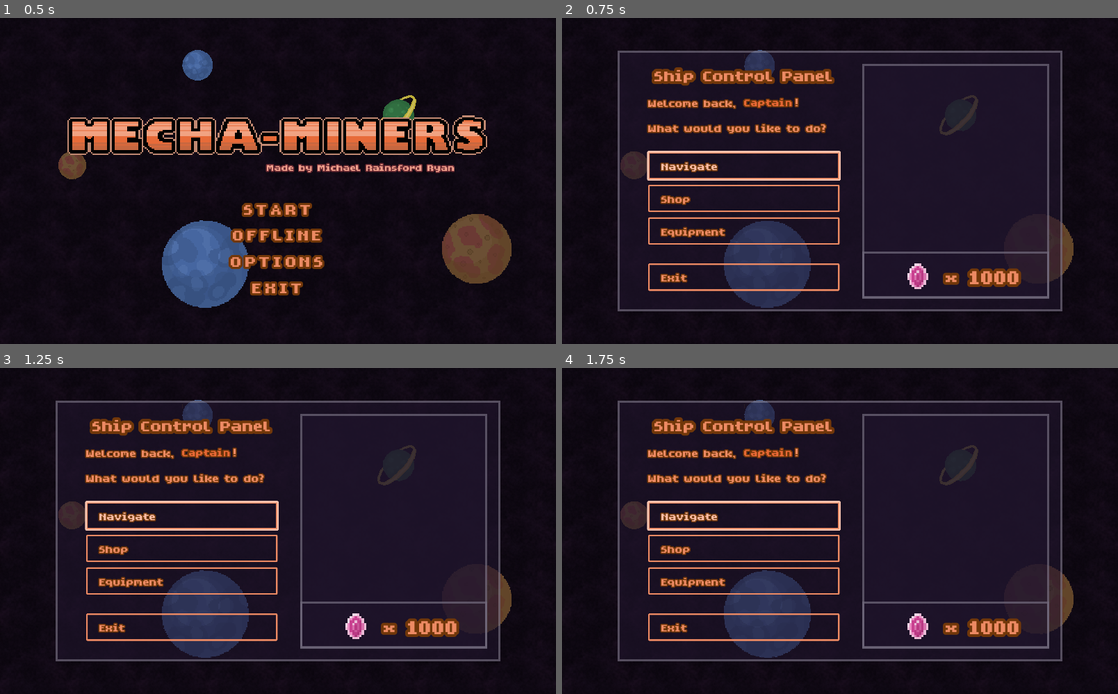
Above: before the commit, frames 1-4 (two rows, left to right).
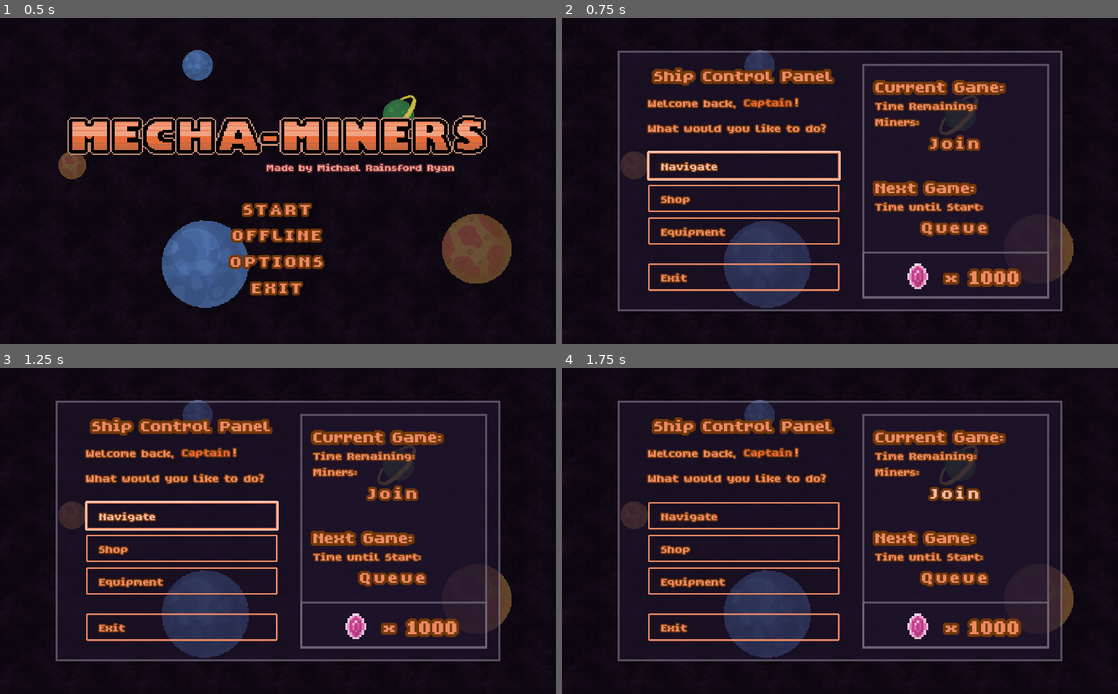
Above: after the commit, the same moments.

Repository: MichaelRRyan/Mecha-Miners
Game: Godot game, scene res://scenes/ui/screens/TitleScreen.tscn
The game is run twice, just before and just after one commit, with the same random seed, the same clock (stepped at 60 frames per second) and the same inputs.
Inputs (mouse positions are in pixels of both pictures, inside the frame that each line leads up to):
- Up to frame 1 (0.5 s): no input
- Up to frame 2 (0.75 s): click "OFFLINE" at 0.5 s
- Up to frame 3 (1.25 s): no input
- Up to frame 4 (1.75 s): click (956, 491) at 1.25 s, where only the run after the commit has a clickable "Join"

Frame 1 is identical in both runs. In frame 2, 3.6% of the frame differs, in the area x 55-80%, y 18-68%; in frame 3, 3.6%; in frame 4, 4.1%, in the area x 15-80%, y 18-68%.

Commit message:
Added more info to the ship screen

Diff:
--- a/resources/sprite_frames/mecha_green.tres
+++ b/resources/sprite_frames/mecha_green.tres
@@ -9,6 +9,22 @@
 [sub_resource type="AtlasTexture" id=2]
 atlas = ExtResource( 1 )
 region = Rect2( 160, 99, 32, 33 )
+
+[sub_resource type="AtlasTexture" id=3]
+atlas = ExtResource( 1 )
+region = Rect2( 96, 99, 32, 33 )
+
+[sub_resource type="AtlasTexture" id=4]
+atlas = ExtResource( 1 )
+region = Rect2( 64, 99, 32, 33 )
+
+[sub_resource type="AtlasTexture" id=5]
+atlas = ExtResource( 1 )
+region = Rect2( 32, 99, 32, 33 )
+
+[sub_resource type="AtlasTexture" id=6]
+atlas = ExtResource( 1 )
+region = Rect2( 128, 99, 32, 33 )
 
 [sub_resource type="AtlasTexture" id=7]
 atlas = ExtResource( 1 )
@@ -26,22 +42,6 @@
 atlas = ExtResource( 1 )
 region = Rect2( 128, 99, 32, 33 )
 
-[sub_resource type="AtlasTexture" id=3]
-atlas = ExtResource( 1 )
-region = Rect2( 96, 99, 32, 33 )
-
-[sub_resource type="AtlasTexture" id=4]
-atlas = ExtResource( 1 )
-region = Rect2( 64, 99, 32, 33 )
-
-[sub_resource type="AtlasTexture" id=5]
-atlas = ExtResource( 1 )
-region = Rect2( 32, 99, 32, 33 )
-
-[sub_resource type="AtlasTexture" id=6]
-atlas = ExtResource( 1 )
-region = Rect2( 128, 99, 32, 33 )
-
 [resource]
 animations = [ {
 "frames": [ SubResource( 1 ) ],
@@ -54,13 +54,13 @@
 "name": "jump",
 "speed": 5.0
 }, {
+"frames": [ SubResource( 3 ), SubResource( 4 ), SubResource( 5 ), SubResource( 6 ) ],
+"loop": true,
+"name": "walk_reversed",
+"speed": 15.0
+}, {
 "frames": [ SubResource( 7 ), SubResource( 8 ), SubResource( 9 ), SubResource( 10 ) ],
 "loop": true,
 "name": "walk",
 "speed": 15.0
-}, {
-"frames": [ SubResource( 3 ), SubResource( 4 ), SubResource( 5 ), SubResource( 6 ) ],
-"loop": true,
-"name": "walk_reversed",
-"speed": 15.0
 } ]
--- a/scenes/ui/screens/ShipScreen.tscn
+++ b/scenes/ui/screens/ShipScreen.tscn
@@ -153,6 +153,54 @@
 anchor_right = 0.93
 anchor_bottom = 0.75
 
+[node name="GameInfoPanel" type="VBoxContainer" parent="ConsolePanel/RightPanel/Content"]
+anchor_right = 1.0
+anchor_bottom = 1.0
+
+[node name="CurrentGameTitle" type="Label" parent="ConsolePanel/RightPanel/Content/GameInfoPanel"]
+margin_right = 295.0
+margin_bottom = 38.0
+custom_fonts/font = ExtResource( 8 )
+text = "Current Game:"
+
+[node name="TimeRemaining" type="Label" parent="ConsolePanel/RightPanel/Content/GameInfoPanel"]
+margin_top = 42.0
+margin_right = 295.0
+margin_bottom = 68.0
+text = "Time Remaining:"
+
+[node name="Miners" type="Label" parent="ConsolePanel/RightPanel/Content/GameInfoPanel"]
+margin_top = 72.0
+margin_right = 295.0
+margin_bottom = 98.0
+text = "Miners:"
+
+[node name="JoinButton" type="Button" parent="ConsolePanel/RightPanel/Content/GameInfoPanel"]
+margin_top = 102.0
+margin_right = 295.0
+margin_bottom = 140.0
+text = "Join"
+
+[node name="NextGameTitle" type="Label" parent="ConsolePanel/RightPanel/Content/GameInfoPanel"]
+margin_top = 144.0
+margin_right = 295.0
+margin_bottom = 223.0
+custom_fonts/font = ExtResource( 8 )
+text = "
+Next Game:"
+
+[node name="TimeUntilStart" type="Label" parent="ConsolePanel/RightPanel/Content/GameInfoPanel"]
+margin_top = 227.0
+margin_right = 295.0
+margin_bottom = 253.0
+text = "Time until Start:"
+
+[node name="QueueButton" type="Button" parent="ConsolePanel/RightPanel/Content/GameInfoPanel"]
+margin_top = 257.0
+margin_right = 295.0
+margin_bottom = 295.0
+text = "Queue"
+
 [node name="Console" type="Panel" parent="ConsolePanel/RightPanel"]
 anchor_top = 0.8
 anchor_right = 1.0
